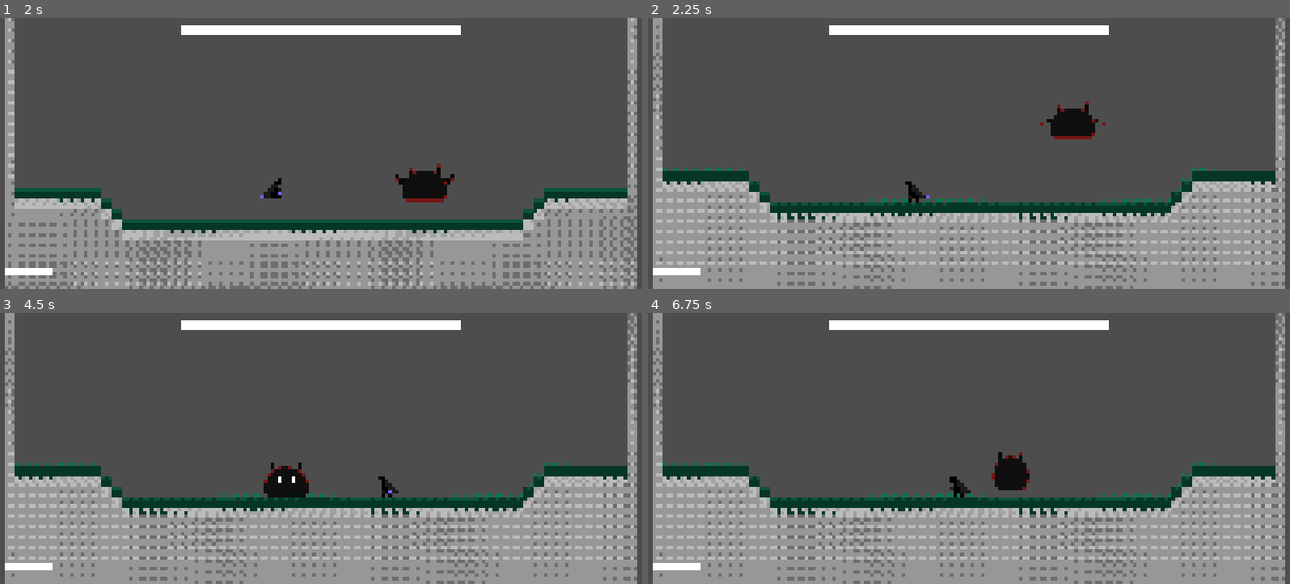
Above: before the commit, frames 1-4 (two rows, left to right).
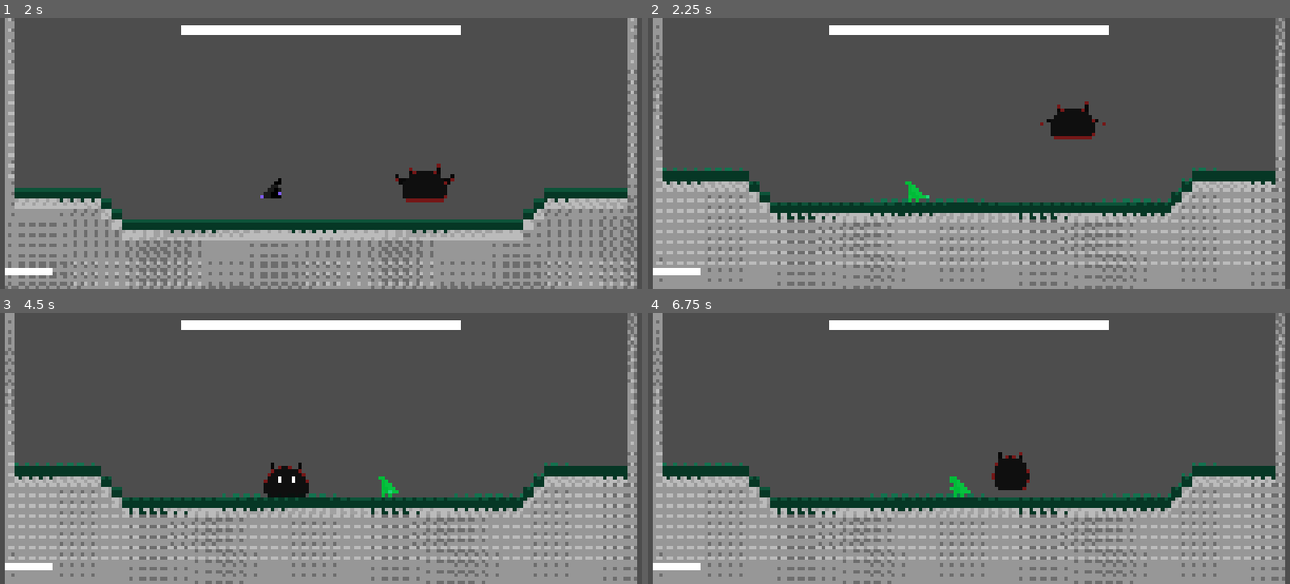
Above: after the commit, the same moments.

Repository: AnejMajnik/soulsvania
Game: Godot game, scene res://scenes/game.tscn
Two runs of this game, one before a commit and one after it. Both use one fixed random seed, a clock stepped at 60 frames per second and the inputs below.
Inputs (mouse positions are in pixels of both pictures, inside the frame that each line leads up to):
- Up to frame 1 (2 s): tap Enter at 0.5 s; move the mouse to (462, 139) at 0.52 s; hold D (move_right) from 0.53 s (still down); tap Shift (dash) at 0.6, 1.55 s; tap Space (jump) at 0.77, 1.52 s; move the mouse to (192, 167) at 1.27 s; click (192, 167) at 1.35 s
- Up to frame 2 (2.25 s): move the mouse to (1033, 93) at 2.02 s; release D (move_right) at 2.03 s; hold A (move_left) from 2.03 s (still down); tap Shift (dash) at 2.1 s
- Up to frame 3 (4.5 s): move the mouse to (288, 502) at 2.77 s; release A (move_left) at 2.78 s; hold D (move_right) 2.78-4.28 s; tap Shift (dash) at 2.85, 3.8, 4.35 s; tap Space (jump) at 3.02, 3.77 s; move the mouse to (513, 489) at 3.52 s; click (513, 489) at 3.6 s; move the mouse to (128, 407) at 4.27 s; hold A (move_left) from 4.28 s (still down)
- Up to frame 4 (6.75 s): tap Space (jump) at 4.52, 6.02 s; move the mouse to (1001, 448) at 5.02 s; release A (move_left) at 5.03 s; hold D (move_right) 5.03-5.78 s; tap Shift (dash) at 5.1, 6.05, 6.6 s; move the mouse to (872, 380) at 5.77 s; hold A (move_left) from 5.78 s (still down); click (872, 380) at 5.85 s; move the mouse to (1110, 434) at 6.52 s

Frame 1 is identical in both runs. In frame 2, 0.1% of the frame differs, in the area x 40-44%, y 60-69%; in frame 3, 0.1%; in frame 4, 0.1%, in the area x 46-51%, y 60-69%.

Commit message:
Added shaders, fixed boss bug

Diff:
--- a/scenes/bosses/slime_boss.tscn
+++ b/scenes/bosses/slime_boss.tscn
@@ -774,12 +774,12 @@
 
 [node name="RayCastDownLeft" type="RayCast2D" parent="Raycasts" unique_id=1407531575]
 unique_name_in_owner = true
-position = Vector2(-15.384615, 22.307693)
+position = Vector2(-20.769232, 22.307693)
 target_position = Vector2(-1.9073486e-06, 11.538464)
 
 [node name="RayCastDownRight" type="RayCast2D" parent="Raycasts" unique_id=1078098339]
 unique_name_in_owner = true
-position = Vector2(15.384619, 22.307693)
+position = Vector2(20.769232, 22.307693)
 target_position = Vector2(-1.9073486e-06, 11.538464)
 
 [node name="CanvasLayer" type="CanvasLayer" parent="." unique_id=990407094]
--- a/scenes/player.tscn
+++ b/scenes/player.tscn
@@ -2,6 +2,7 @@
 
 [ext_resource type="Texture2D" uid="uid://bkyeuvrutvh3u" path="res://assets/spritesheets/player_spritesheet.png" id="1_3vyb7"]
 [ext_resource type="Script" uid="uid://bs2ss227joghs" path="res://scripts/player.gd" id="1_g2els"]
+[ext_resource type="Shader" uid="uid://bytdhvbiwxrfh" path="res://shaders/player/flash.gdshader" id="2_oprun"]
 [ext_resource type="Texture2D" uid="uid://bms1in8wcovd0" path="res://assets/spritesheets/purple_spritesheet.png" id="3_f1ej7"]
 [ext_resource type="Script" uid="uid://bvpidnwfs1qx4" path="res://scripts/state_machine/state_machine.gd" id="3_qlg0r"]
 [ext_resource type="AudioStream" uid="uid://bj5jfwrvw60ua" path="res://assets/sounds/sword_slash.wav" id="3_ur7pv"]
@@ -14,6 +15,11 @@
 [ext_resource type="Script" uid="uid://o7ankqefpxra" path="res://scripts/player/states/player_attack_state.gd" id="7_fjrip"]
 [ext_resource type="PackedScene" uid="uid://crhws7x3eyarf" path="res://scenes/health_bar/health_bar.tscn" id="11_d2wvv"]
 [ext_resource type="Script" uid="uid://cf468q4lkra0u" path="res://scripts/player/states/player_dash_state.gd" id="13_oprun"]
+
+[sub_resource type="ShaderMaterial" id="ShaderMaterial_f1ej7"]
+shader = ExtResource("2_oprun")
+shader_parameter/flash_color = Color(1, 1, 1, 1)
+shader_parameter/flash_amount = 0.0
 
 [sub_resource type="AtlasTexture" id="AtlasTexture_ij6vw"]
 atlas = ExtResource("1_3vyb7")
@@ -554,9 +560,11 @@
 
 [node name="AnimatedSprite2D" type="AnimatedSprite2D" parent="." unique_id=1538919531]
 unique_name_in_owner = true
+material = SubResource("ShaderMaterial_f1ej7")
 position = Vector2(0, -16)
 sprite_frames = SubResource("SpriteFrames_nrent")
 animation = &"idle"
+frame = 1
 
 [node name="AnimationPlayer" type="AnimationPlayer" parent="." unique_id=1016761409]
 unique_name_in_owner = true
--- a/scripts/player.gd
+++ b/scripts/player.gd
@@ -25,6 +25,18 @@
 var dash_available: bool = true
 @onready var dash_cooldown: Timer = %DashCooldown
 
+func _ready() -> void:
+	# Set up shader texture
+	animated_sprite.material = ShaderMaterial.new()
+	animated_sprite.material.shader = preload("res://shaders/player/flash.gdshader")
+
+	# Set up health
+	health = max_health
+	health_bar.init_health(health)
+
+	Autoload.player_node = self
+	state_machine.start()
+
 func flip_invulnerable(value: bool) -> void:
 	invulnerable = value
 
@@ -32,10 +44,18 @@
 	dash_available = false
 	dash_cooldown.start()
 
-func flash_white() -> void:
+func flash_take_damage() -> void:
+	animated_sprite.material.set_shader_parameter("flash_color", Color(1.0, 1.0, 1.0, 1.0))
 	var tween = create_tween()
-	tween.tween_property(animated_sprite, "modulate", Color(3, 3, 3, 1), 0.05)
-	tween.tween_property(animated_sprite, "modulate", Color(1, 1, 1, 1), 0.1)
+	tween.tween_method(_set_flash, 1.0, 0.0, 0.2)
+
+func flash_dash_available() -> void:
+	animated_sprite.material.set_shader_parameter("flash_color", Color(0.0, 1.0, 0.3, 1.0))
+	var tween = create_tween()
+	tween.tween_method(_set_flash, 1.0, 0.0, 0.5)
+
+func _set_flash(value: float) -> void:
+	animated_sprite.material.set_shader_parameter("flash_amount", value)
 
 func flip_gravity(value: bool) -> void:
 	gravity_switch = value
@@ -47,7 +67,7 @@
 
 		player_hit.play()
 
-		flash_white()
+		flash_take_damage()
 
 func get_current_direction() -> int:
 	if animated_sprite.flip_h == true:
@@ -62,13 +82,6 @@
 	elif direction < 0:
 		animated_sprite.flip_h = true
 		combo_attack_area.position.x = -abs(combo_attack_area.position.x)
-
-func _ready() -> void:
-	health = max_health
-	health_bar.init_health(health)
-
-	Autoload.player_node = self
-	state_machine.start()
 
 func _physics_process(delta: float) -> void:
 	var direction := Input.get_axis("move_left", "move_right")
@@ -89,6 +102,7 @@
 
 func _on_dash_cooldown_timeout() -> void:
 	dash_available = true
+	flash_dash_available()
 
 func _on_combo_attack_area_2d_body_entered(body: Node2D) -> void:
 	if body is CharacterBody2D and body != self:
--- a/scripts/slime_boss/slime_boss.gd
+++ b/scripts/slime_boss/slime_boss.gd
@@ -22,15 +22,22 @@
 @onready var slime_hit: AudioStreamPlayer2D = %SlimeHit
 
 func _ready() -> void:
+	# Set up shader texture
+	animated_sprite.material = ShaderMaterial.new()
+	animated_sprite.material.shader = preload("res://shaders/slime_boss/flash.gdshader")
+
 	health = max_health
 	health_bar.init_health(health)
 
 	state_machine.start()
 
-func flash_white() -> void:
+func flash_take_damage() -> void:
+	animated_sprite.material.set_shader_parameter("flash_color", Color(1.0, 1.0, 1.0, 1.0))
 	var tween = create_tween()
-	tween.tween_property(animated_sprite, "modulate", Color(3, 3, 3, 1), 0.05)
-	tween.tween_property(animated_sprite, "modulate", Color(1, 1, 1, 1), 0.1)
+	tween.tween_method(_set_flash, 1.0, 0.0, 0.2)
+
+func _set_flash(value: float) -> void:
+	animated_sprite.material.set_shader_parameter("flash_amount", value)
 
 func take_damage(dmg: int) -> void:
 	slime_hit.play()
@@ -38,7 +45,7 @@
 	health -= dmg
 	health_bar.health = health
 
-	flash_white()
+	flash_take_damage()
 
 	if health <= 0:
 		queue_free()
--- /dev/null
+++ b/shaders/player/flash.gdshader
@@ -0,0 +1,12 @@
+shader_type canvas_item;
+
+uniform vec4 flash_color : source_color = vec4(1.0, 1.0, 1.0, 1.0);
+uniform float flash_amount : hint_range(0.0, 1.0) = 0.0;
+
+void fragment() {
+	vec4 tex_color = COLOR;
+	if (tex_color.a > 0.3) {
+		tex_color.rgb = mix(tex_color.rgb, flash_color.rgb, flash_amount);
+	}
+	COLOR = tex_color;
+}
--- /dev/null
+++ b/shaders/slime_boss/flash.gdshader
@@ -0,0 +1,12 @@
+shader_type canvas_item;
+
+uniform vec4 flash_color : source_color = vec4(1.0, 1.0, 1.0, 1.0);
+uniform float flash_amount : hint_range(0.0, 1.0) = 0.0;
+
+void fragment() {
+	vec4 tex_color = COLOR;
+	if (tex_color.a > 0.3) {
+		tex_color.rgb = mix(tex_color.rgb, flash_color.rgb, flash_amount);
+	}
+	COLOR = tex_color;
+}
Not shown, added: shaders/player/flash.gdshader.uid
Not shown, added: shaders/slime_boss/flash.gdshader.uid
